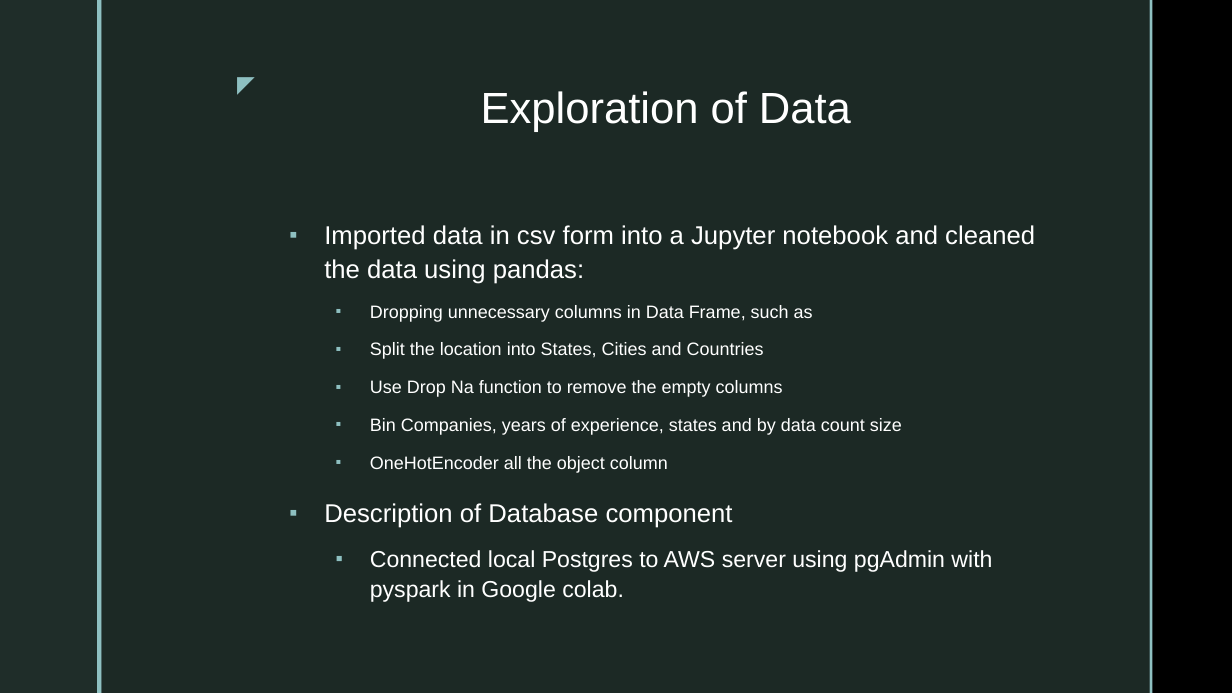
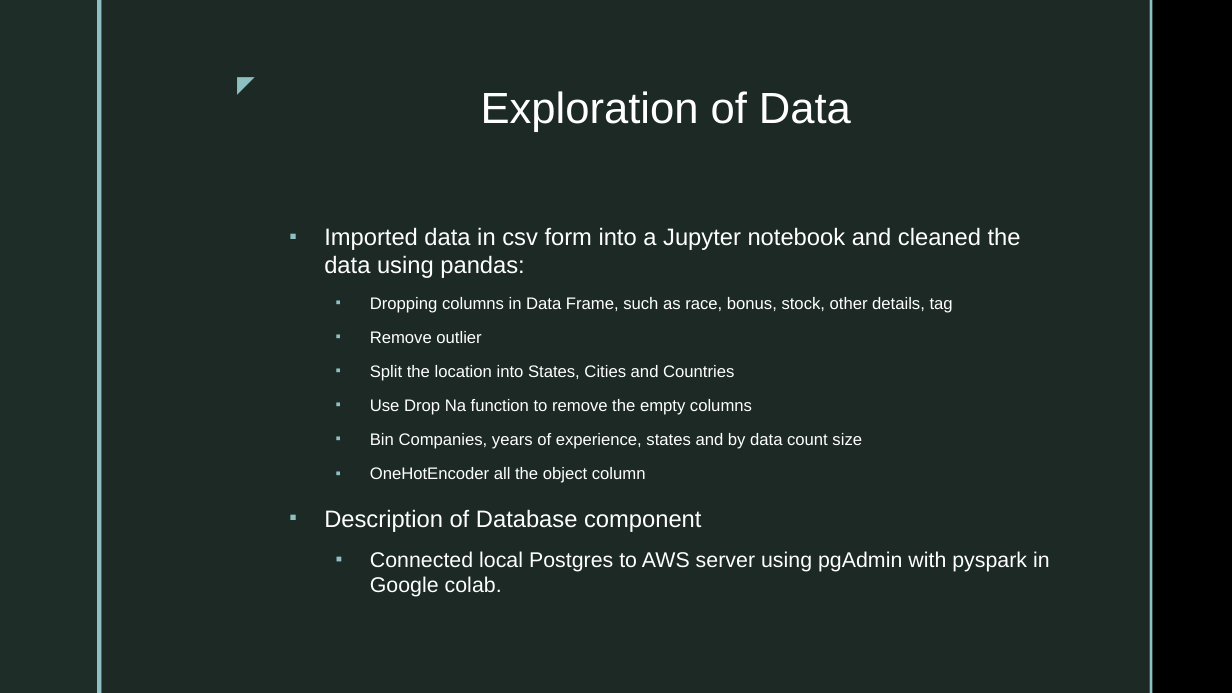
Before and after one commit to Sirius0531/final_project, a slide deck: slide 4 of 2nd Segment Project Deliverable/Deliverable2_Storyboard.pptx. Drawn at 1232x693 pixels with LibreOffice and Linux fonts; fonts in the diff are those of the drawing; background and template pictures are left out. Boxes give left, top, right and bottom in pixels: in the first picture for what was removed or moved away, otherwise in the second. Text is boxed around its words. In the diff, an @@ line names an element or a change of style, - is before the commit and + after.

Commit message:
update database to align with ERD

```diff
--- a/2nd Segment Project Deliverable/Deliverable2_Storyboard.pptx
+++ b/2nd Segment Project Deliverable/Deliverable2_Storyboard.pptx
@@ text at (324,227,1050,597): size 20 to 18.5 pt in "Imported data in csv form into a ...", "Description of Database component"; size 14 to 12.9 pt in "Split the location into States, Cities and ...", "Use Drop Na function to remove the ...", "Bin Companies, years of experience, states and ...", "OneHotEncoder all the object column"; size 18 to 16.6 pt in "Connected local Postgres to AWS server using ..."; line spacing 1.1 to 1 @@
@@ text at (370,297,953,343): text changed; size 14 to 12.9 pt @@
-  ▪ Dropping unnecessary columns in Data Frame, such as
+  ▪ Dropping columns in Data Frame, such as race, bonus, stock, other details, tag
+  ▪ Remove outlier
```
Also in this commit, not shown: 1 other slide changed, 14 other files.
